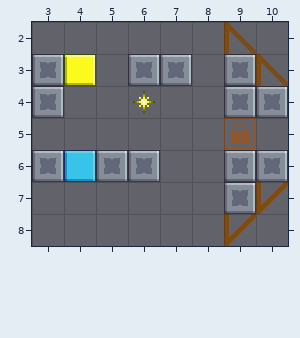
One commit to this Tiled map (JSON): Assets/Level_Editor/TileMap/Room_60.tmj. The picture above is the old version.
Cells are 32x32 px. Shown: x 3..10, y 2..8.
And afterwards:
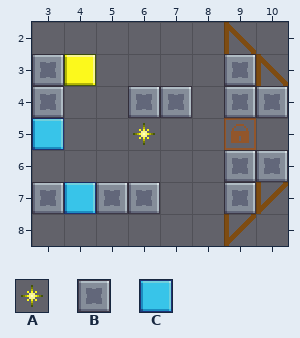
Key: from "tileSet": A 20, B 33, C 45.
_ is an empty cell.
The exact change:
Layer "Blocks":
Tile B now appears in row 4 at x 6 to 7; in row 7 at x 3 and 5 to 6.
Tile C now appears in row 5 at x 3; in row 7 at x 4.
Tile B is gone in row 3 at x 6 to 7; in row 6 at x 3 and 5 to 6.
Tile C is gone in row 6 at x 4.
Layer "Key":
Tile A now appears in row 5 at x 6.
Tile A is gone in row 4 at x 6.
Changed places in both pictures, as pixel boxes (x1, y1, x2, y2):
changed: (32, 54, 192, 214)
